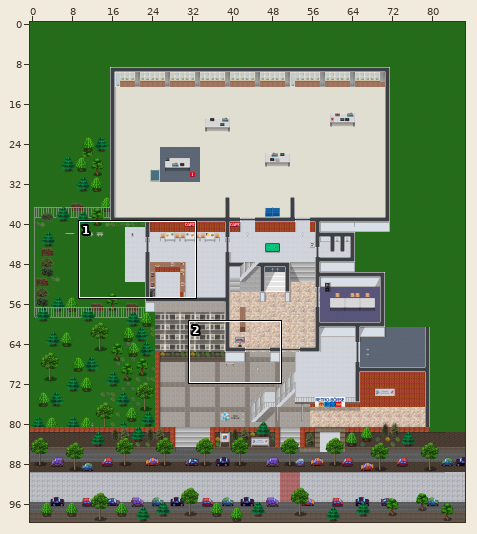
Tiled map (JSON) -- map/boerse.json. Above: a wide view before the commit, with the close-up outlined.
Close-up. The starting point:
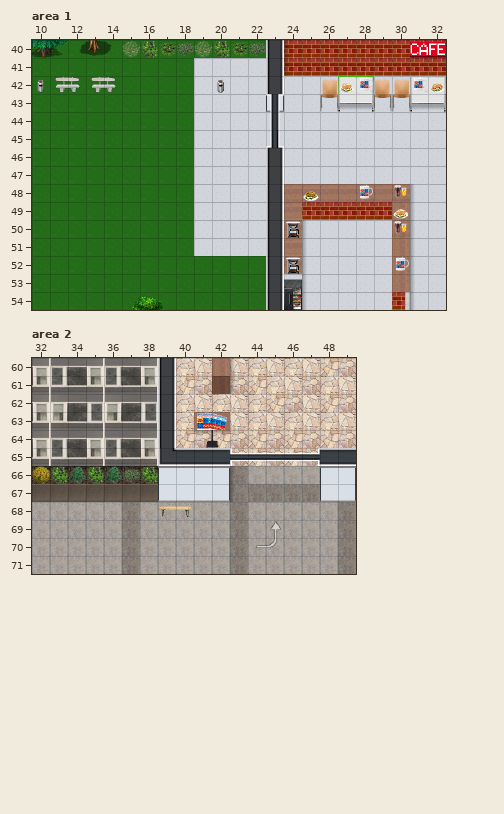
Cells are 32x32 px. Shown: area 1 x 10..32, y 40..54; area 2 x 32..49, y 60..71. The commit also changed other parts of the map, which this record leaves out.
Now the later version:
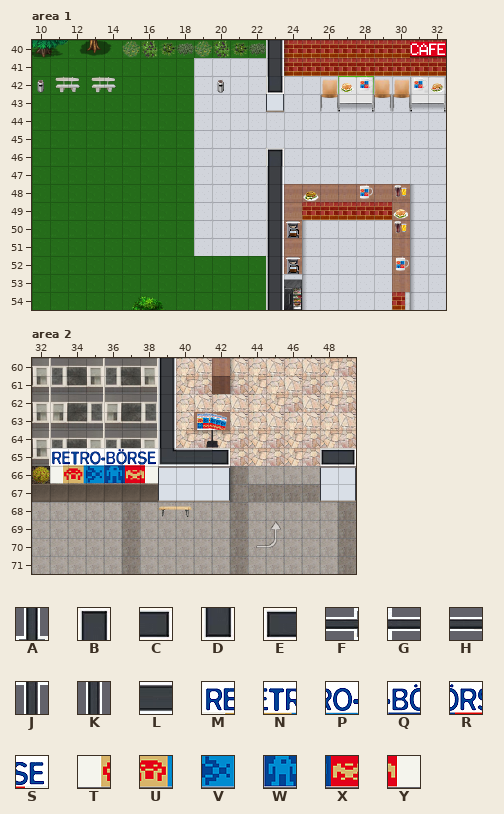
Key: from "Material": A 117, B 120 flipped left-right, C 120 flipped on the other diagonal, D 120 turned 180, E 120 turned 270, F 126, G 128, H 129, J 145, K 159, L 161; from "Schrift": M 0, N 1, P 2, Q 3, R 4, S 5, T 14, U 15, V 16, W 17, X 18, Y 19.
_ is an empty cell.
Edits made:
Layer "override", area 1:
There is now tile B in row 46 at x 23.
There is now tile D in row 42 at x 23.
The edit erases tile A in row 45 at x 23.
The edit erases tile J in row 43 at x 23.
The edit erases tile K in row 44 at x 23.
Layer "override", area 2:
The edit turns tile L into tile C in row 65 at x 42 and 49.
The edit turns tile L into tile E in row 65 at x 48.
The edit erases tile F in row 65 at x 47.
The edit erases tile G in row 65 at x 43.
The edit erases tile H in row 65 at x 44 to 46.
Layer "override2", area 2:
There is now tile M in row 65 at x 33.
There is now tile N in row 65 at x 34.
There is now tile P in row 65 at x 35.
There is now tile Q in row 65 at x 36.
There is now tile R in row 65 at x 37.
There is now tile S in row 65 at x 38.
There is now tile T in row 66 at x 33.
There is now tile U in row 66 at x 34.
There is now tile V in row 66 at x 35.
There is now tile W in row 66 at x 36.
There is now tile X in row 66 at x 37.
There is now tile Y in row 66 at x 38.
